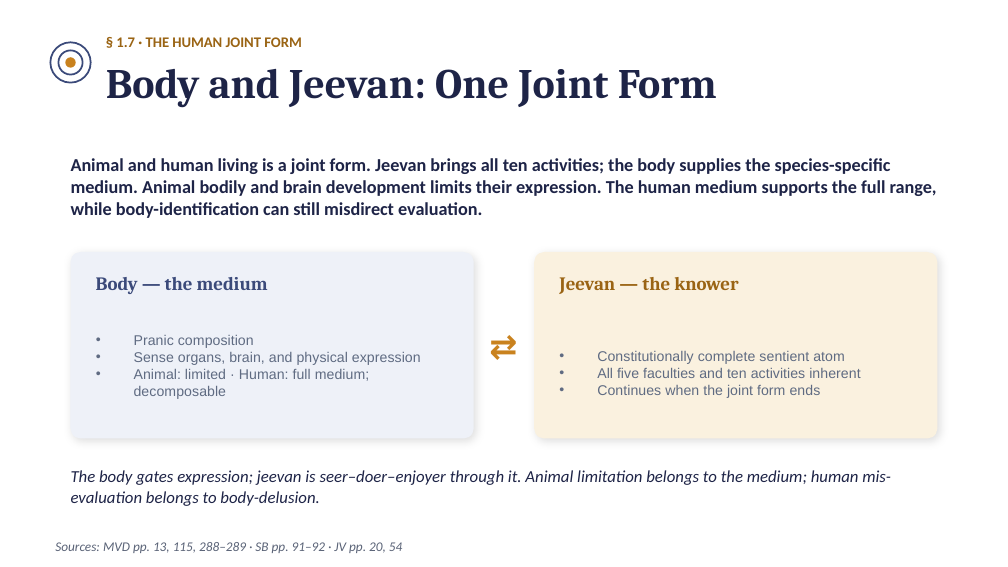
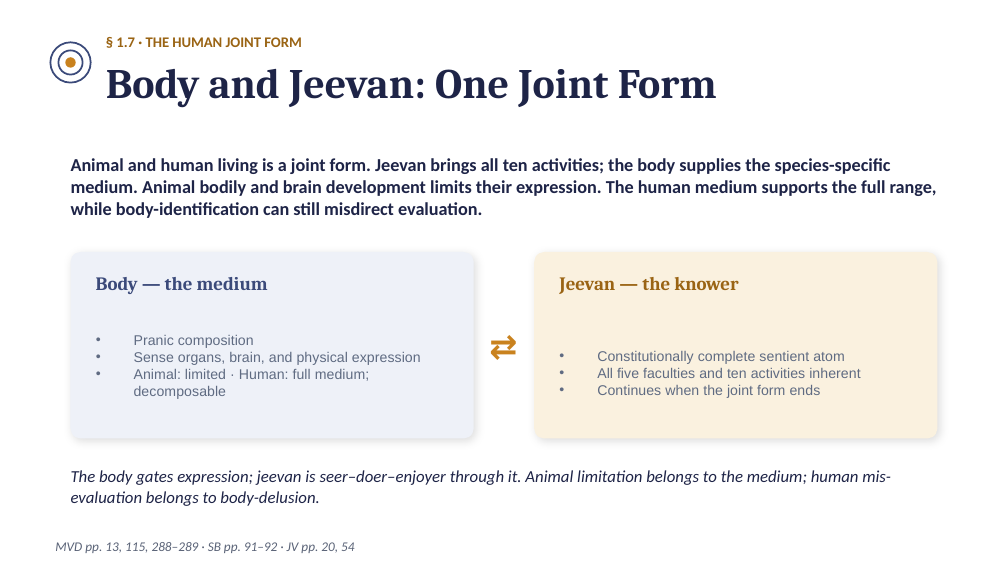
Before and after one commit to raghavamohan/AnalyticMadhyasthDarshan, a slide deck: slide 14 of Studies/The-Ontology-of-Coexistence/The-Ontology-of-Existence-Madhyasth-Darshan.pptx (slide 13 before the commit). Drawn at 1008x567 pixels with LibreOffice and Linux fonts; fonts in the diff are those of the drawing. Boxes give left, top, right and bottom in pixels: in the first picture for what was removed or moved away, otherwise in the second. Text is boxed around its words. In the diff, an @@ line names an element or a change of style, - is before the commit and + after.

```diff
--- a/Studies/The-Ontology-of-Coexistence/The-Ontology-of-Existence-Madhyasth-Darshan.pptx
+++ b/Studies/The-Ontology-of-Coexistence/The-Ontology-of-Existence-Madhyasth-Darshan.pptx
@@ text at (55,542,354,553): text changed @@
-Sources: MVD pp. 13, 115, 288–289 · SB pp. 91–92 · JV pp. 20, 54
+MVD pp. 13, 115, 288–289 · SB pp. 91–92 · JV pp. 20, 54
```
Also in this commit, not shown: 14 other slides changed, 2 slides added, 18 other files.
